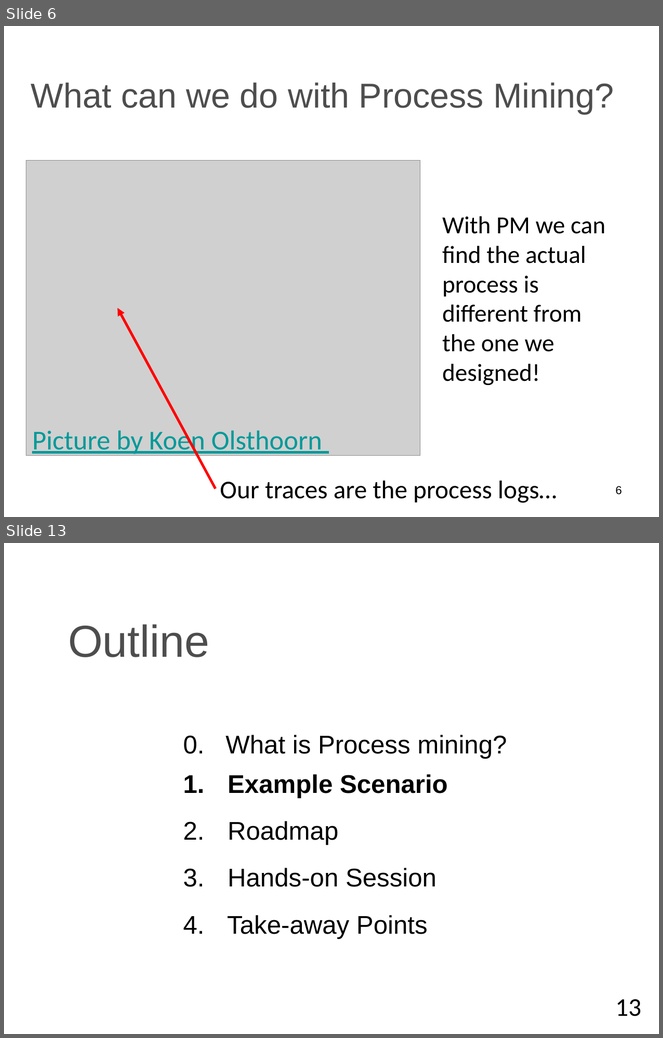
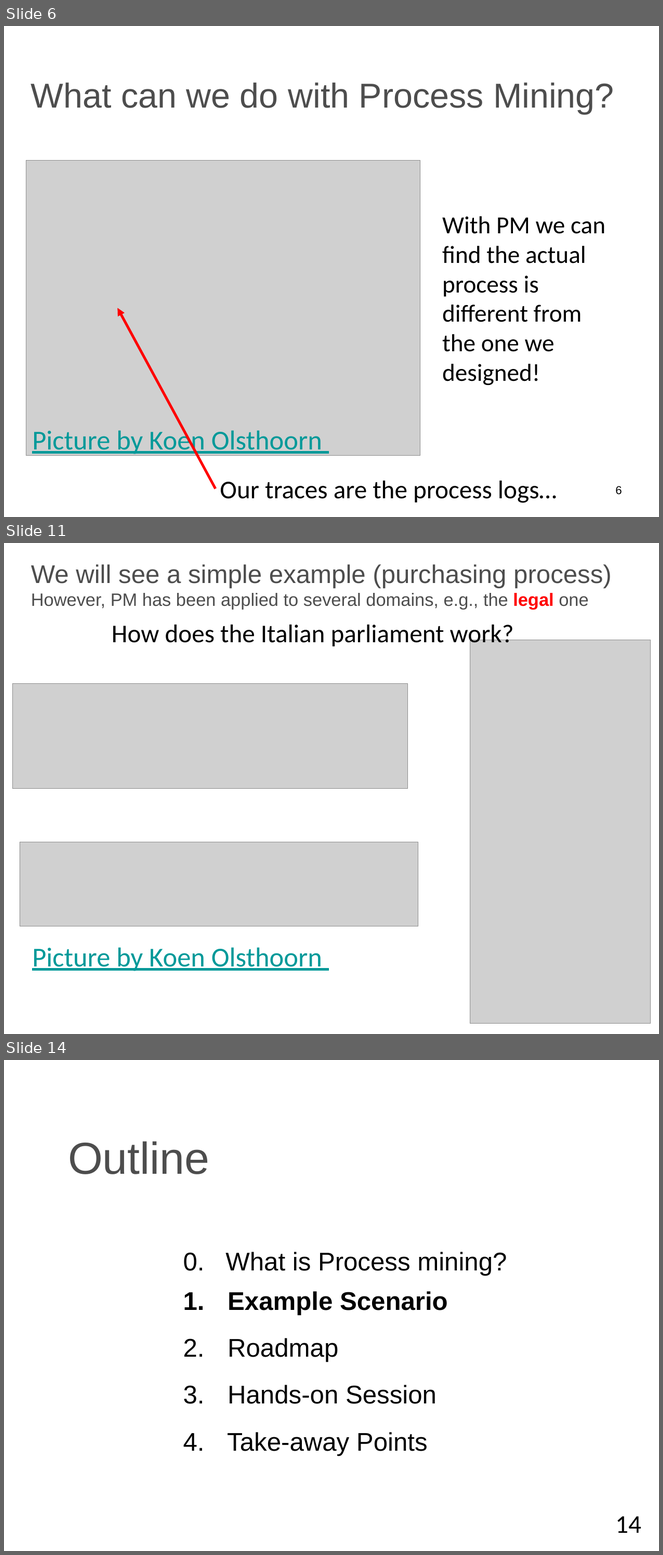
Before and after one commit to EMbeDS-education/ComputingDataAnalysisModeling20252026, a slide deck: PDAI/slides/processMining/ProcessMiningTutorial.pptx. Shown one above the other, each under a label of ours: slides 6 and 13 before the commit, slides 6, 11 and 14 after it; the slides between them are not shown. The pictures are 663x1038 and 663x1555 pixels, drawn with LibreOffice and Linux fonts; fonts in the diff are those of the drawing; grey boxes stand for pictures; background and template pictures are left out. Boxes give left, top, right and bottom in pixels: in the first picture for what was removed or moved away, otherwise in the second. Text is boxed around its words. In the diff, an @@ line names an element or a change of style, - is before the commit and + after.

```diff
--- a/PDAI/slides/processMining/ProcessMiningTutorial.pptx
+++ b/PDAI/slides/processMining/ProcessMiningTutorial.pptx
@@ slide 11 added at bbox=[4, 543, 659, 1034], background #FFFFFF @@
@@ title added at bbox=[31, 564, 612, 609], 28 pt, text #4D4D4D @@
+We will see a simple example (purchasing process)
+However, PM has been applied to several domains, e.g., the legal one
@@ rectangle added at bbox=[523, 614, 564, 647], fill #FFFFFF @@
@@ text added at bbox=[112, 624, 514, 648], 40 pt, text #000000 @@
+How does the Italian parliament work?
@@ picture added at bbox=[470, 640, 651, 1023] @@
@@ picture added at bbox=[12, 683, 408, 788] @@
@@ picture added at bbox=[20, 843, 418, 926] @@
@@ text added at bbox=[32, 948, 322, 971], 42.7 pt, text #009999, underline @@
+Picture by Koen Olsthoorn
@@ page number added at bbox=[611, 989, 650, 1026], 18 pt, text #000000 @@
+11
@@ what was slide 13 is now slide 14 @@
@@ page number at bbox=[616, 1517, 642, 1533]: text changed @@
-13
+14
```
Also in this commit, not shown: 6 slides changed, 3 other files.
